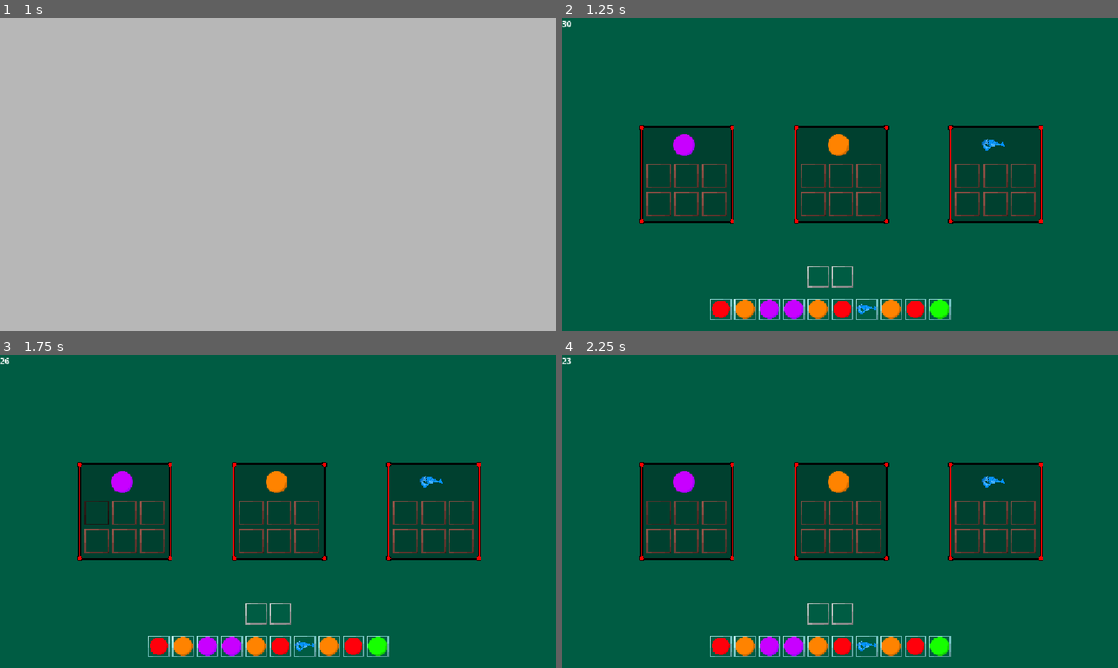
Above: before the commit, frames 1-4 (two rows, left to right).
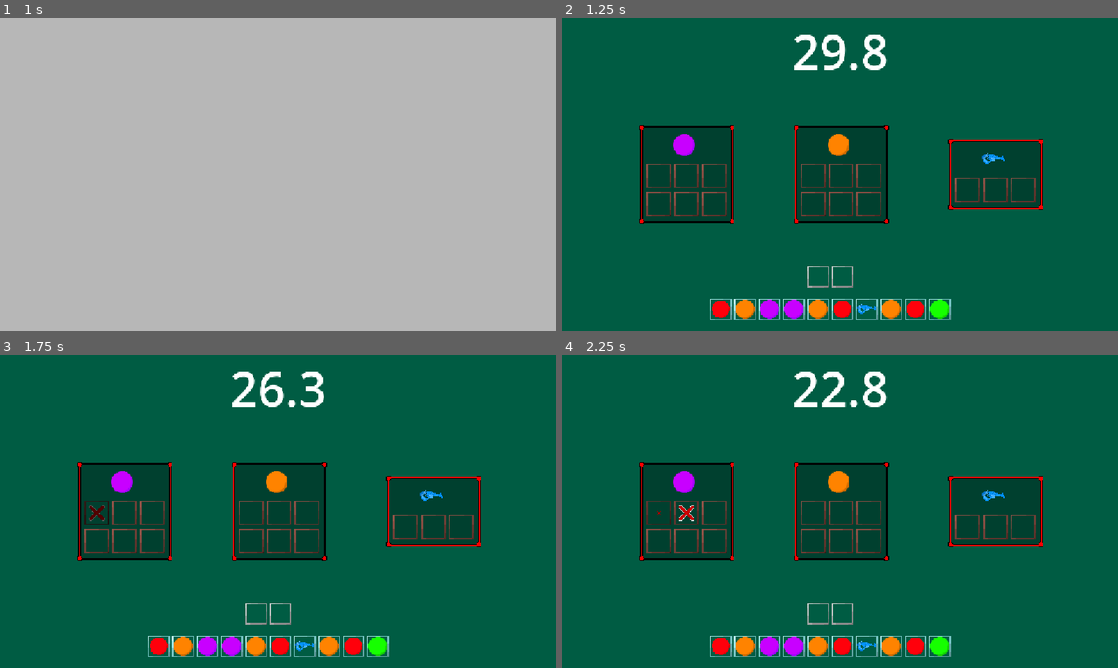
Above: after the commit, the same moments.

Repository: TobiHudi/Liberio
Game: Godot game, scene res://scenes/levels/main_menu.tscn
The game is run twice, just before and just after one commit, with the same random seed, the same clock (stepped at 60 frames per second) and the same inputs.
Inputs (mouse positions are in pixels of both pictures, inside the frame that each line leads up to):
- Up to frame 1 (1 s): click "Start" at 0.5 s
- Up to frame 2 (1.25 s): no input
- Up to frame 3 (1.75 s): click (94, 511) at 1.27 s
- Up to frame 4 (2.25 s): click (684, 511) at 2.02 s

Frame 1 is identical in both runs. In frame 2, 3.1% of the frame differs, in the area x 0-87%, y 0-66%; in frame 3, 3.1%; in frame 4, 3.1%.

Commit message:
Better on_slot_failure visuals
-on_slot_failure got reworked to show a better visual clue that the item is wrong.

-Fixed a Bug in the Inventory_base causing the slot to disappear under certain conditions (reset timer at specific values)

-Renamed set_up_inventory to set_up_inventory_location

-Fixed a Bug causing negative numbers to appear if penalty_time subtracted a value below the penalty_time

Diff:
--- a/prototype-17082026/resources/scripts/game_logic/game_loop_manager.gd
+++ b/prototype-17082026/resources/scripts/game_logic/game_loop_manager.gd
@@ -22,8 +22,9 @@
 	start_timer = true
 	while start_timer:
 		timer -= get_process_delta_time()
-		timer_label.text = str("%.0f" % timer)
+		timer_label.text = str("%.1f" % timer)
 		if timer <= 0:
+			timer_label.text = "0"
 			start_timer = false
 		await get_tree().process_frame
 	game_finished()
--- a/prototype-17082026/resources/scripts/game_logic/inventory_base.gd
+++ b/prototype-17082026/resources/scripts/game_logic/inventory_base.gd
@@ -9,8 +9,10 @@
 var path_to_textures = "res://assets/textures/products/"
 var fallback_texture = preload("res://assets/textures/products/fallback_texture.png")
 var empty_slot_texture = preload("res://assets/textures/products/empty_slot.png")
+var failure_texture = preload("res://assets/textures/icons/failure_cross.png")
 
 var slot_container : GridContainer = GridContainer.new()
+
 
 enum AnimationState {IN, OUT, FAILURE}
 
@@ -138,12 +140,32 @@
 
 			tween.tween_property(slot, "modulate", Color(0, 0, 0, 1), 0.1).set_ease(Tween.EASE_IN_OUT)
 			tween.tween_property(slot, "modulate", Color(1, 1, 1, 1), 0.1).set_ease(Tween.EASE_IN_OUT)
+func create_failure_particles(slot : TextureButton) -> void:
+	var cpu_particles : CPUParticles2D
+	if slot.get_child(0) is not CPUParticles2D:
+		cpu_particles = CPUParticles2D.new()
+		var curve : Curve = Curve.new()
+		slot.add_child(cpu_particles)
+		curve.add_point(Vector2(0, 0))
+		curve.add_point(Vector2(0.1, 1))
+		curve.add_point(Vector2(0.9, 1))
+		curve.add_point(Vector2(1, 0))
+		cpu_particles.position = slot.size / 2
+		cpu_particles.amount = 1
+		cpu_particles.one_shot = true
+		cpu_particles.gravity = Vector2(0, 0)
+		cpu_particles.texture = failure_texture
+		cpu_particles.emitting = true
+		cpu_particles.set_param_curve(CPUParticles2D.PARAM_SCALE, curve)
+	else:
+		cpu_particles.emitting = true
 
 func on_item_accept(_item_id : String, _index : int) -> bool:
 	return true
 func on_item_failure(slot : TextureButton, index : int) -> void:
 	print_debug(get_slot_id(slot).capitalize() + " ist falsch! Slot Nr. " + str(index))
 	tween_animation(slot, AnimationState.FAILURE)
+	create_failure_particles(slot)
 
 func get_slot_id(slot : TextureButton) -> String : return slot.get_meta("item_id")
 func get_selected_item() -> String: return GameManager.selected_item
--- a/prototype-17082026/resources/scripts/game_logic/item_randomizer.gd
+++ b/prototype-17082026/resources/scripts/game_logic/item_randomizer.gd
@@ -6,9 +6,10 @@
 func _ready() -> void:
 	empty_slot_texture = load("res://assets/textures/products/inventory_slot.png")
 	fallback_texture =load("res://assets/textures/products/inventory_slot.png")
+	set_up_inventory_location()
 	super._ready()
 
-	set_up_inventory()
+
 
 	can_replace_item_slot = false
 	can_place_item_in_slot = false
@@ -65,7 +66,7 @@
 		update_slot_ui(slot)
 		tween_animation(slot, AnimationState.OUT)
 
-func set_up_inventory() -> void:
+func set_up_inventory_location() -> void:
 	center_container.use_top_left = true
 	await get_tree().process_frame
 	center_container.set_position(Vector2(0, -slot_container.size.y))
--- a/prototype-17082026/resources/scripts/game_objects/shelf.gd
+++ b/prototype-17082026/resources/scripts/game_objects/shelf.gd
@@ -3,6 +3,7 @@
 @export var bonus_time : float
 @export var penalty_time : float
 @export var clear_shelf_time : float
+@export var clear_shelf_loop_time : float
 @export var timer_and_item_container : Container
 
 var allowed_item : String
@@ -62,7 +63,7 @@
 		#Setzt den Label Text + Entfernt den Pulse Effekt.
 		label.text = ""
 		tweeny_pulse.kill()
-
+		slot_container.modulate = Color(1, 1, 1, 1)
 		#Sucht Alle vorhandenen Slots.
 		for shelf_slot in slot_container.get_children():
 			if shelf_slot is TextureButton:
@@ -74,6 +75,8 @@
 				update_slot(shelf_slot)
 
 				tween_animation(shelf_slot, AnimationState.OUT)
+				#Hier eventuell Timer als await funktion kreieren
+				printerr("SHELF NICHT VERGESSEN")
 
 		EventBus.game_timer_update.emit(bonus_time)
 		print_debug("ALLE SLOTS BEFÜLLT :D")
--- a/prototype-17082026/resources/scripts/player/hand.gd
+++ b/prototype-17082026/resources/scripts/player/hand.gd
@@ -14,7 +14,6 @@
 	global_position = get_global_mouse_position() + Vector2(20, 20)
 
 func update_texture() -> void:
-
 	if tweeny and tweeny.is_valid():
 		tweeny.kill()
 		texture_rect.scale = Vector2.ONE
@@ -30,7 +29,6 @@
 		texture_rect.texture = null
 		#print_debug("Texture wird entfernt...")
 
-
 func start_pulsing_animation() -> void:
 	tweeny = create_tween()
 	tweeny.set_loops()
--- a/prototype-17082026/scenes/game_logic/game_loop_manager.tscn
+++ b/prototype-17082026/scenes/game_logic/game_loop_manager.tscn
@@ -14,7 +14,15 @@
 timer_label = NodePath("Label")
 
 [node name="Label" type="Label" parent="." unique_id=1301277516]
-layout_mode = 0
-offset_right = 40.0
-offset_bottom = 23.0
+layout_mode = 1
+anchors_preset = 5
+anchor_left = 0.5
+anchor_right = 0.5
+offset_left = -57.0
+offset_right = 57.0
+offset_bottom = 137.0
+grow_horizontal = 2
+theme_override_font_sizes/font_size = 100
 text = "10"
+horizontal_alignment = 1
+vertical_alignment = 1
--- a/prototype-17082026/scenes/game_objects/shelf.tscn
+++ b/prototype-17082026/scenes/game_objects/shelf.tscn
@@ -11,7 +11,13 @@
 offset_right = 1.0
 offset_bottom = 27.0
 script = ExtResource("1_qyujd")
+bonus_time = 10.0
+penalty_time = 3.0
+clear_shelf_time = 5.0
+clear_shelf_loop_time = 3.0
 timer_and_item_container = NodePath("CenterContainer/Panel/MarginContainer/VBoxContainer/TimerAndItemContainer")
+inventory_slots = 6
+inventory_columns = 3
 
 [node name="CenterContainer" type="CenterContainer" parent="." unique_id=1334496777]
 layout_mode = 0
--- a/prototype-17082026/scenes/levels/main.tscn
+++ b/prototype-17082026/scenes/levels/main.tscn
@@ -32,29 +32,18 @@
 layout_mode = 2
 theme_override_constants/separation = 200
 
-[node name="Shelf" parent="CenterContainer/HBoxContainer" unique_id=934612129 instance=ExtResource("1_2vj2h")]
+[node name="Shelf" parent="CenterContainer/HBoxContainer" unique_id=1567865377 instance=ExtResource("1_2vj2h")]
 layout_mode = 2
-bonus_time = 10.0
-penalty_time = 3.0
-clear_shelf_time = 10.0
-inventory_slots = 6
-inventory_columns = 3
+clear_shelf_time = 3.0
 
-[node name="Shelf2" parent="CenterContainer/HBoxContainer" unique_id=1567865377 instance=ExtResource("1_2vj2h")]
+[node name="Shelf2" parent="CenterContainer/HBoxContainer" unique_id=1465600629 instance=ExtResource("1_2vj2h")]
 layout_mode = 2
-bonus_time = 10.0
-penalty_time = 3.0
-clear_shelf_time = 10.0
-inventory_slots = 6
-inventory_columns = 3
+clear_shelf_time = 3.0
 
 [node name="Shelf3" parent="CenterContainer/HBoxContainer" unique_id=1479152891 instance=ExtResource("1_2vj2h")]
 layout_mode = 2
-bonus_time = 10.0
-penalty_time = 3.0
-clear_shelf_time = 10.0
-inventory_slots = 6
-inventory_columns = 3
+clear_shelf_time = 3.0
+inventory_slots = 3
 
 [node name="Hand" parent="." unique_id=713864274 instance=ExtResource("3_y0acb")]
 layout_mode = 1
@@ -88,8 +77,8 @@
 
 [node name="GameLoopManager" parent="." unique_id=739497856 instance=ExtResource("6_b6bv0")]
 layout_mode = 1
-anchors_preset = 0
-anchor_right = 0.0
+anchors_preset = 5
+anchor_left = 0.5
+anchor_right = 0.5
 anchor_bottom = 0.0
-grow_horizontal = 1
 grow_vertical = 1
Binary file added: prototype-17082026/assets/textures/icons/failure_cross.png
Not shown, added: prototype-17082026/assets/textures/icons/failure_cross.png.import
